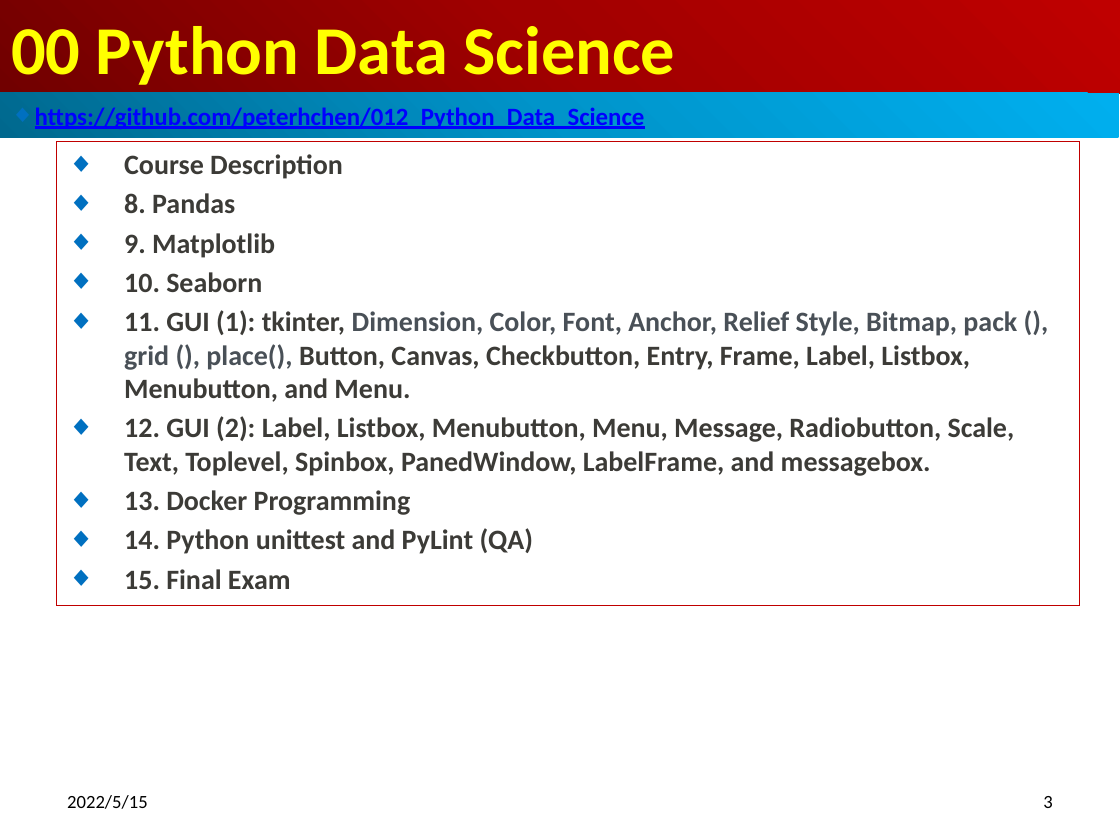
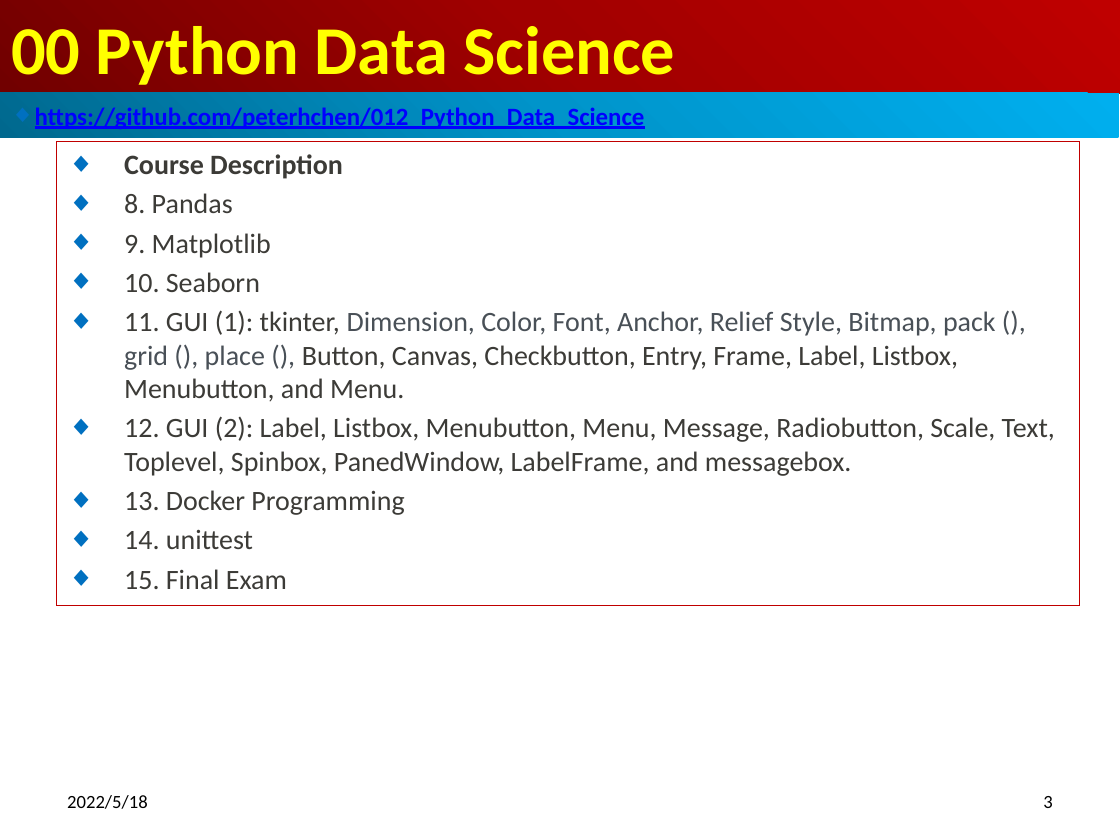
Before and after one commit to peterhchen/012_Python_Data_Science, a slide deck: slide 3 of 00_Python_DataScience_Syllabus.pptx. Drawn at 1120x840 pixels with LibreOffice and Linux fonts; fonts in the diff are those of the drawing. Boxes give left, top, right and bottom in pixels: in the first picture for what was removed or moved away, otherwise in the second. Text is boxed around its words. In the diff, an @@ line names an element or a change of style, - is before the commit and + after.

```diff
--- a/00_Python_DataScience_Syllabus.pptx
+++ b/00_Python_DataScience_Syllabus.pptx
@@ subtitle at (124, 193, 1055, 589): bold off in "8. Pandas", "9. Matplotlib", "10. Seaborn", "12. GUI (2): Label, Listbox, Menubutton, Menu, ..." and 2 more places @@
@@ subtitle at (124, 310, 996, 402): text changed; bold off @@
-◆ 11. GUI (1): tkinter, Dimension, Color, Font, Anchor, Relief Style, Bitmap, pack (), grid (), place(), Button, Canvas, Checkbutton, Entry, Frame, Label, Listbox, Menubutton, and Menu.
+◆ 11. GUI (1): tkinter, Dimension, Color, Font, Anchor, Relief Style, Bitmap, pack (), grid (), place (), Button, Canvas, Checkbutton, Entry, Frame, Label, Listbox, Menubutton, and Menu.
@@ subtitle at (124, 529, 253, 549): text changed; bold off @@
-◆ 14. Python unittest and PyLint (QA)
+◆ 14. unittest
@@ text at (67, 795, 148, 809): text changed @@
-2022/5/15
+2022/5/18
```
Also in this commit, not shown: 5 other slides changed.
